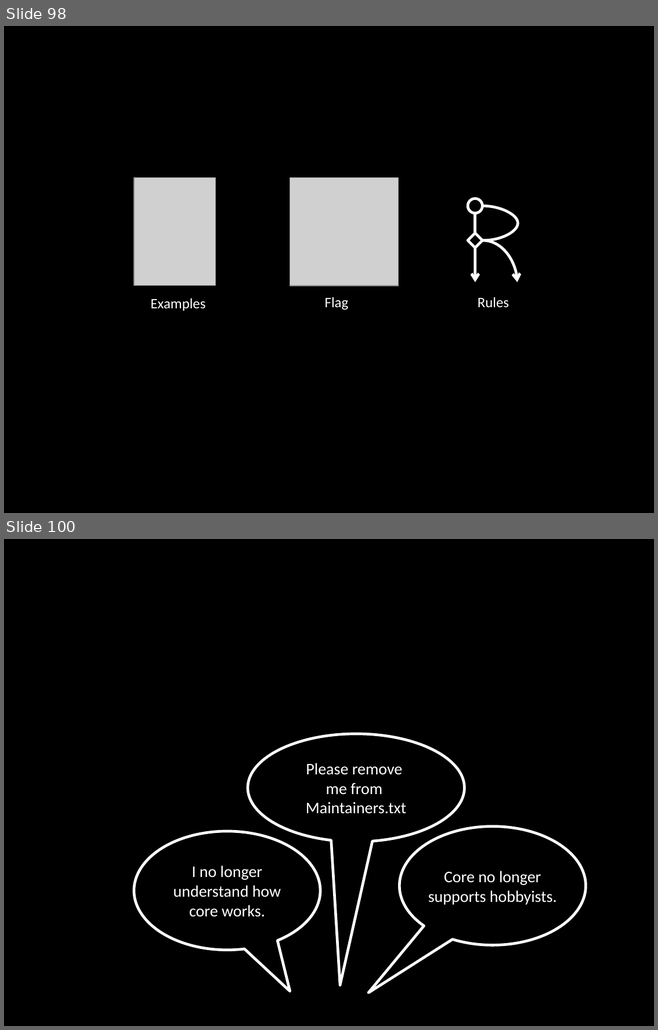
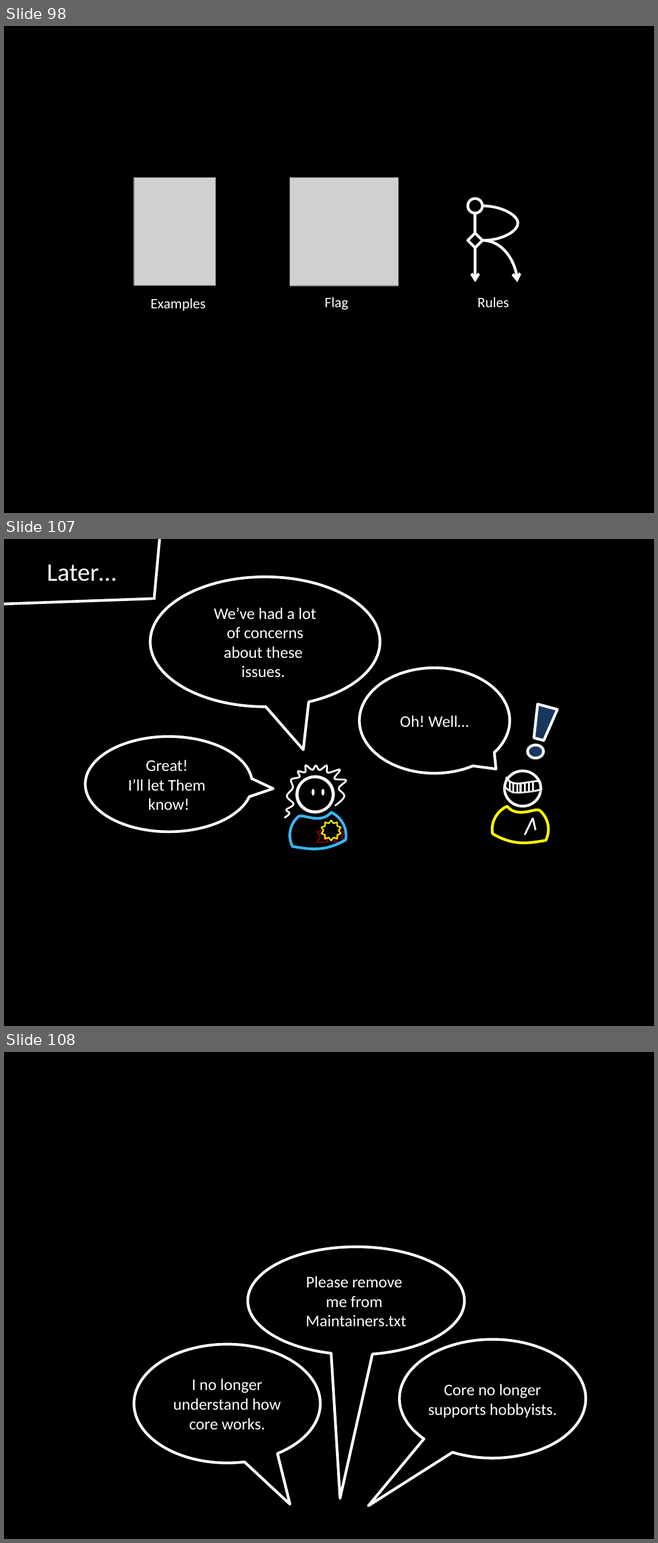
Before and after one commit to socketwench/exampleModuleAintCore, a slide deck: src/exampleModuleAintCore.pptx. Shown one above the other, each under a label of ours: slides 98 and 100 before the commit, slides 98, 107 and 108 after it; the slides between them are not shown. The pictures are 658x1030 and 658x1543 pixels, drawn with LibreOffice and Linux fonts; fonts in the diff are those of the drawing; grey boxes stand for pictures. Boxes give left, top, right and bottom in pixels: in the first picture for what was removed or moved away, otherwise in the second. Text is boxed around its words. In the diff, an @@ line names an element or a change of style, - is before the commit and + after.

```diff
--- a/src/exampleModuleAintCore.pptx
+++ b/src/exampleModuleAintCore.pptx
@@ slide 107 added at [4,539,654,1026], background #000000 @@
@@ line added from (154, 599) to (159, 539), #FFFFFF 3 pt @@
@@ text added at [47,565,117,581], 28 pt, text #FFFFFF @@
+Later…
@@ speech bubble added at [150,577,379,707], outline #FFFFFF 3 pt, 18 pt, text #FFFFFF @@
+We’ve had a lot
+of concerns
+about these
+issues.
@@ line added from (4, 604) to (155, 599), #FFFFFF 3 pt @@
@@ speech bubble added at [360,668,509,773], outline #FFFFFF 3 pt, 18 pt, text #FFFFFF @@
+Oh! Well…
@@ trapezoid added at [529,704,557,742], fill #17375E, outline #FFFFFF 3 pt @@
@@ speech bubble added at [85,736,252,832], outline #FFFFFF 3 pt, 18 pt, text #FFFFFF @@
+Great!
+I’ll let Them
+know!
@@ ellipse added at [528,745,543,758], fill #17375E, outline #FFFFFF 3 pt @@
@@ group added at [284,765,346,849]: 3 ellipses, 2 freeform shapes, 1 ribbon, 1 star @@
@@ ellipse added at [297,777,333,812], outline #FFFFFF 3 pt @@
@@ group added at [492,771,549,843]: 9 lines, 2 freeform shapes, 1 ellipse @@
@@ what was slide 100 is now slide 108 @@
```
Also in this commit, not shown: 1 slide changed, 11 other slides added, 2 other files.
